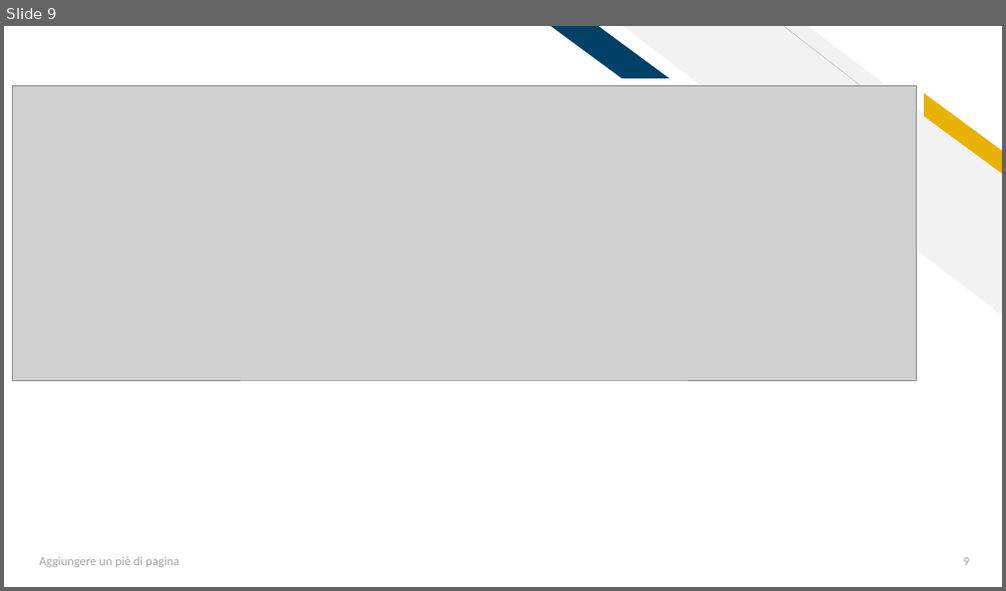
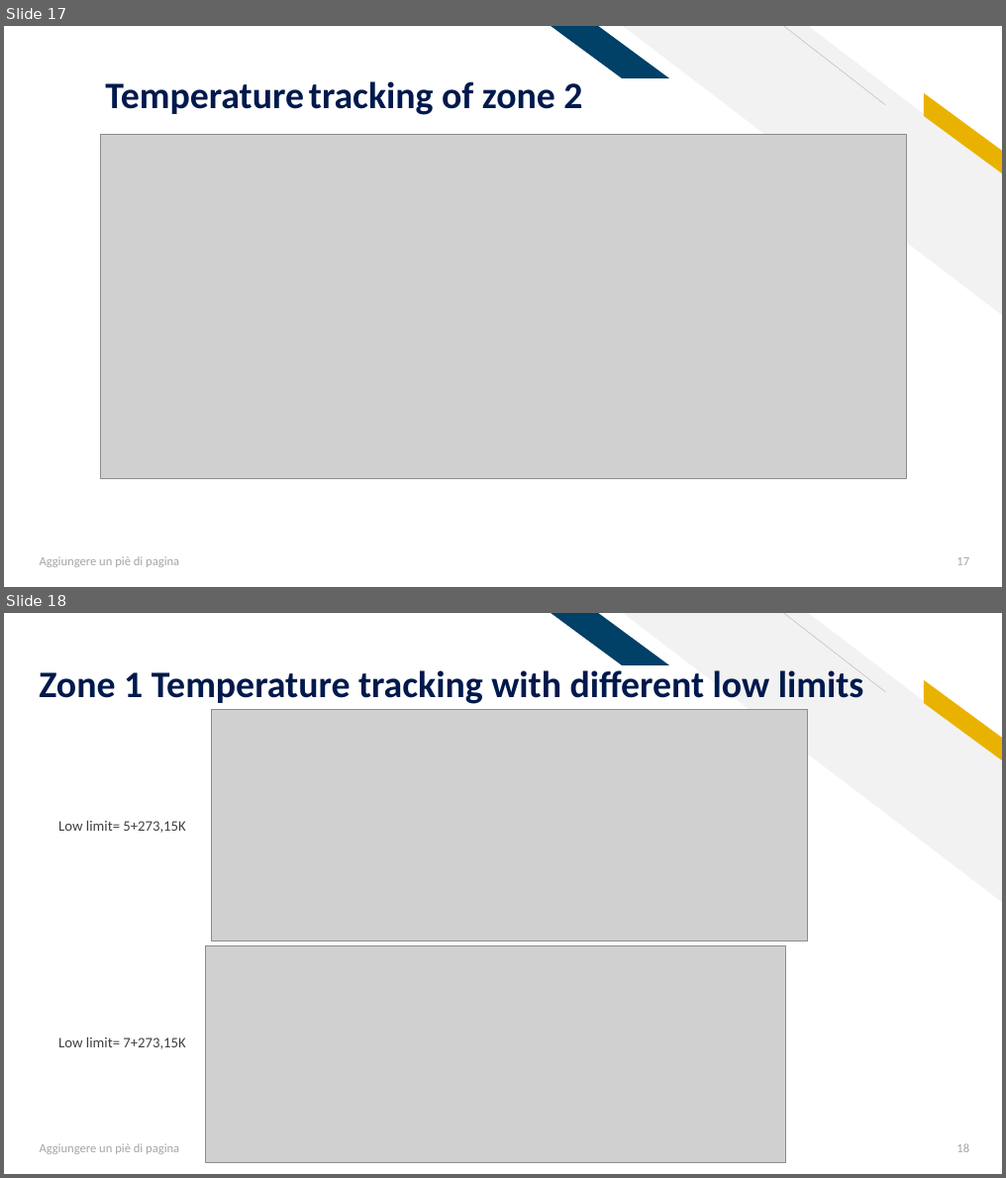
Before and after one commit to AleFire99/AES-git-repo, a slide deck: Aes_Project_2021_2022.pptx. Shown one above the other, each under a label of ours: slide 9 before the commit, slides 17 and 18 after it. The pictures are 1006x591 and 1006x1178 pixels, drawn with LibreOffice and Linux fonts; fonts in the diff are those of the drawing; grey boxes stand for pictures. Boxes give left, top, right and bottom in pixels: in the first picture for what was removed or moved away, otherwise in the second. Text is boxed around its words. In the diff, an @@ line names an element or a change of style, - is before the commit and + after.

```diff
--- a/Aes_Project_2021_2022.pptx
+++ b/Aes_Project_2021_2022.pptx
@@ slide 18 added at box(4, 613, 1002, 1174), background #FFFFFF; not listed: 4 template elements that a slide beside it also shows @@
@@ text added at box(39, 668, 864, 704), 36 pt, text #00194C, bold @@
+Zone 1 Temperature tracking with different low limits
@@ picture added at box(211, 710, 808, 942) @@
@@ text added at box(58, 820, 185, 833), 14 pt, text #3F3F3F @@
+Low limit= 5+273,15K
@@ picture added at box(206, 947, 786, 1163) @@
@@ text added at box(58, 1037, 185, 1050), 14 pt, text #3F3F3F @@
+Low limit= 7+273,15K
@@ text added at box(40, 1144, 179, 1155), 12 pt, text #A5A5A5 @@
+Aggiungere un piè di pagina
@@ page number added at box(956, 1144, 969, 1153), 12 pt, text #A5A5A5 @@
+18
@@ what was slide 9 is now slide 17 @@
@@ slide 17 changed as well @@
@@ text added at box(105, 81, 582, 115), 36 pt, text #00194C, bold @@
+Temperature tracking of zone 2
@@ picture: place and size @@
-picture at box(12, 85, 917, 380)
+picture at box(100, 135, 906, 478)
@@ page number at box(956, 558, 969, 566): text changed @@
-9
+17
```
Also in this commit, not shown: 13 other slides changed, 3 other slides added, 1 slide removed, 2 other files.
